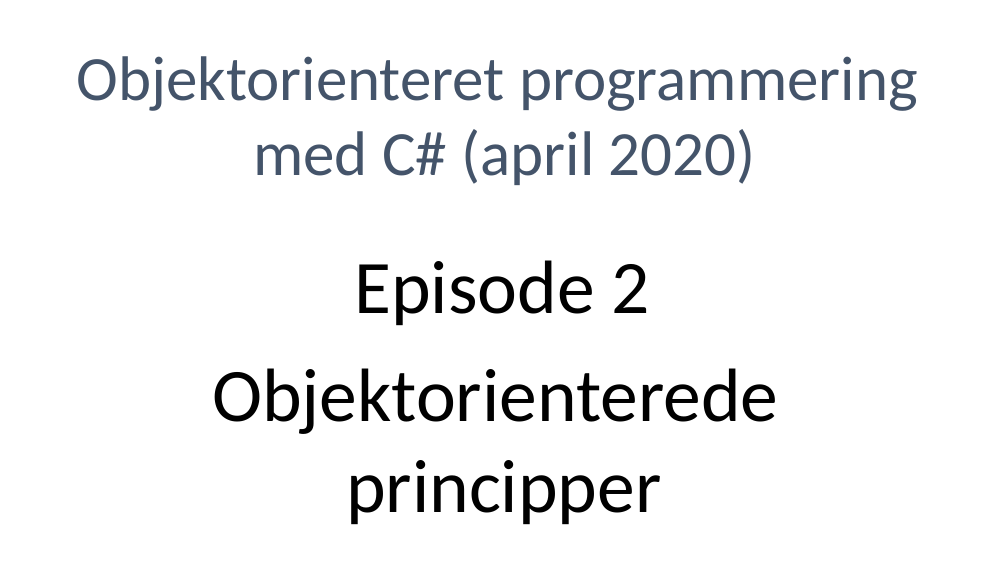
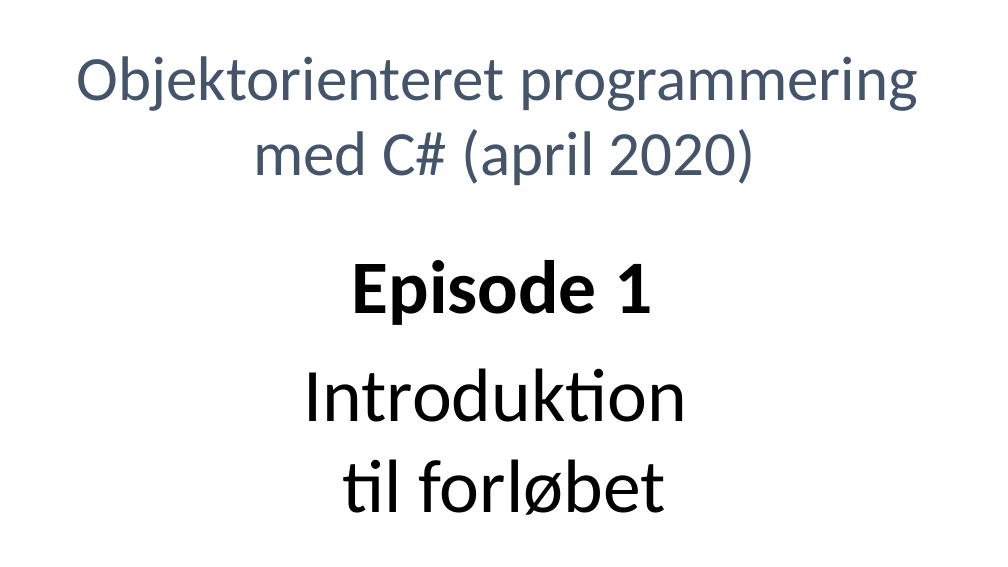
Before and after one commit to devcronberg/csskole, a slide deck: slide 1 of noter/Z01Temp/cover.pptx. Drawn at 1008x567 pixels with LibreOffice and Linux fonts; fonts in the diff are those of the drawing. Boxes give left, top, right and bottom in pixels: in the first picture for what was removed or moved away, otherwise in the second. Text is boxed around its words. In the diff, an @@ line names an element or a change of style, - is before the commit and + after.

```diff
--- a/noter/Z01Temp/cover.pptx
+++ b/noter/Z01Temp/cover.pptx
@@ text at bbox=[352, 260, 652, 325]: text changed; bold on @@
-Episode 2
+Episode 1
@@ text at bbox=[304, 368, 687, 515]: text changed @@
-Objektorienterede
-principper
+Introduktion
+til forløbet
```
Also in this commit, not shown: 2 slides added, 1 other file.
